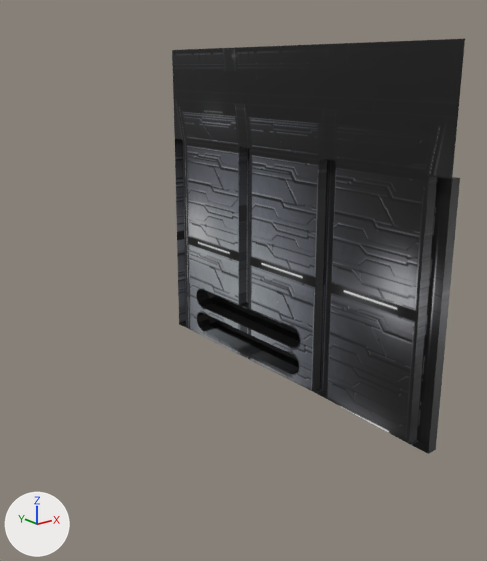
The Blender file TowerOffense/Assets/Visuals/Models/blendFiles/wall.blend, before and after one commit.
Both versions are drawn from a camera (50 mm lens) standing at (-0.878, -0.985, 0.458) and looking at (-0.131, -0.052, 0.085). Every picture has the same lights, and +X, +Y and +Z are marked at lower left.

Before the edit, the objects in view are built like this:
```python
me_screenshot_2021_10_31_140522 = bpy.data.meshes.new('Screenshot 2021-10-31 140522')
me_screenshot_2021_10_31_140522.from_pydata(...)  # 131 vertices, 111 faces; spans x -0.392..0.375, y -0.167..0.5, z 0.0..0.055
me_screenshot_2021_10_31_140522.materials.append(mat_screenshot_2021_10_31_140522)  # picture img_screenshot_2021_10_31_140522_png
ob_wall_segment = bpy.data.objects.new('Wall Segment', me_screenshot_2021_10_31_140522)
ob_wall_segment.location = (0.0, 0.0, 0.0)
ob_wall_segment.rotation_euler = (1.571, 0.0, 1.571)  # degrees (90, 0, 90)
```
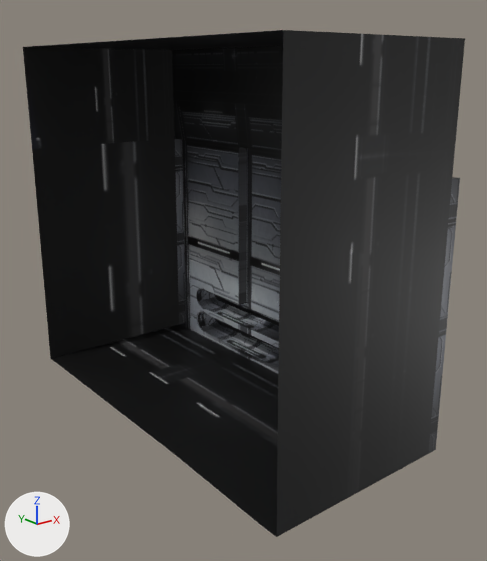
Where the change shows, as pixel boxes [x1, y1, x2, y2] in the pictures (487 x 561 px):
'Wall Segment', reshaped (51% wider, 22% taller): before [172, 38, 465, 454]; after [23, 30, 465, 537]
part 1 of me_screenshot_2021_10_31_140522, built on: before [197, 289, 249, 309]; after [23, 30, 464, 537]
part 2 of me_screenshot_2021_10_31_140522, surface changed (black to grey): [175, 139, 459, 454] in both

What the commit changed:
me_screenshot_2021_10_31_140522 is used by ob_wall_segment; location (0.0, 0.0, 0.0); rotation (1.571, 0.0, 1.571), in degrees (90, 0, 90).
me_screenshot_2021_10_31_140522 had 131 vertices, 111 faces and spanned x -0.392..0.375, y -0.167..0.5, z 0.0..0.055.
me_screenshot_2021_10_31_140522 now has 148 vertices, 127 faces and spans x -0.392..0.375, y -0.167..0.5, z -0.344..0.055.
Part 1, on me_screenshot_2021_10_31_140522:
5 faces are deleted.
4 vertices are added at (0.127, -0.041, 0.035), (0.097, -0.041, 0.035), (-0.05, -0.041, 0.017), (0.28, -0.042, 0.017).
13 new vertices lie (0.0, 0.0, -0.344) away from vertices in x -0.392..0.375, y -0.167..0.5, z 0.0.
21 new faces join them.
me_screenshot_2021_10_31_140522 part 2: 53 kept faces spanning x -0.392..0.375, y -0.167..0.304, z 0.0..0.055 get new texture (UV) coordinates.
